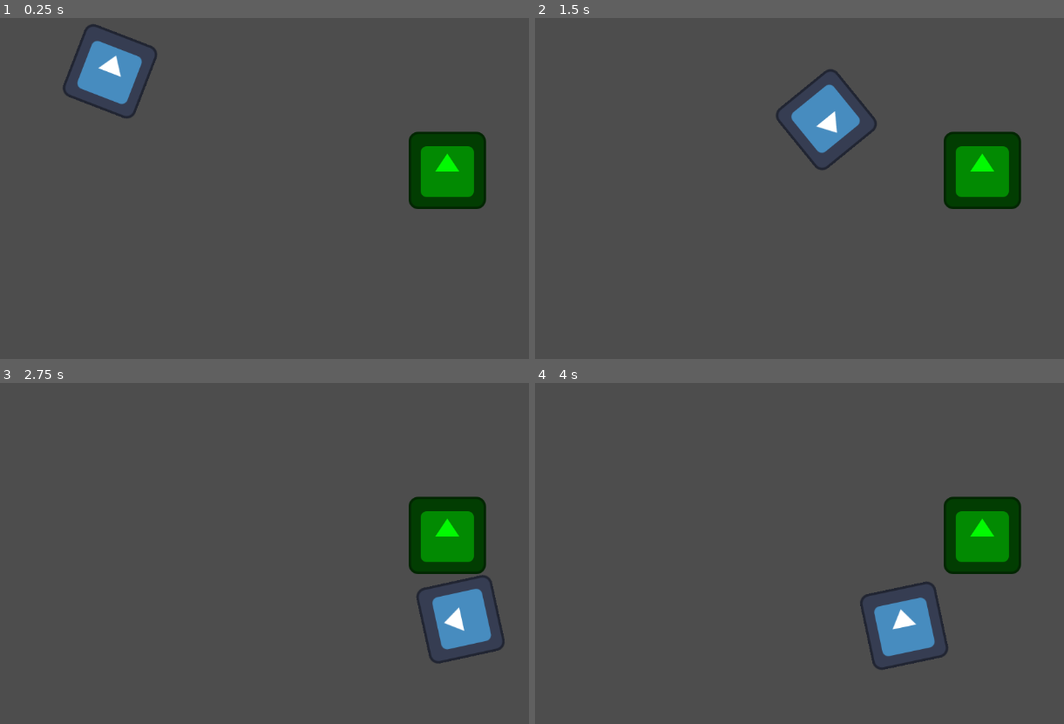
Above: before the commit, frames 1-4 (two rows, left to right).
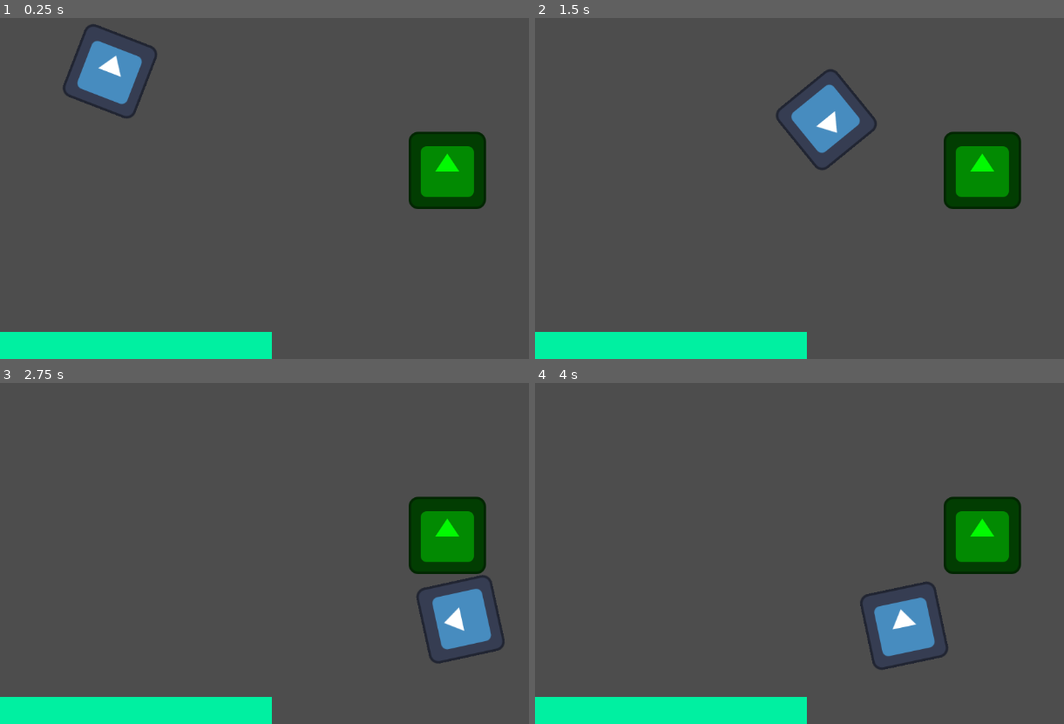
Above: after the commit, the same moments.

Repository: PoloLoveTaco/AstroSurvivor
Game: Godot game, scene res://scenes/test_map.tscn
The game is run twice, just before and just after one commit, with the same random seed, the same clock (stepped at 60 frames per second) and the same inputs. The engine's default icon, where the game draws it, is replaced by a stand-in: a white triangle on a blue panel in a dark square.
Inputs (mouse positions are in pixels of both pictures, inside the frame that each line leads up to):
- Up to frame 1 (0.25 s): no input
- Up to frame 2 (1.5 s): tap Enter at 0.5 s; move the mouse to (1037, 144) at 0.52 s; hold D (right) 0.53-1.28 s; move the mouse to (741, 181) at 1.27 s; hold S (down) from 1.28 s (still down)
- Up to frame 3 (2.75 s): move the mouse to (417, 440) at 2.02 s; release S (down) at 2.03 s; hold D (right) from 2.03 s (still down)
- Up to frame 4 (4 s): move the mouse to (847, 608) at 2.77 s; release D (right) at 2.78 s; hold W (up) 2.78-3.53 s; tap Space at 3.5 s; move the mouse to (outside the picture) at 3.52 s; hold A (left) from 3.53 s (still down)

The runs differ from the first frame. In frame 1, 4.1% of the frame differs, in the area x 0-52%, y 92-100%; in frame 2, 4.1%; in frame 3, 4.1%; in frame 4, 4.1%.

Commit message:
[ADD] life bar

Diff:
--- a/scenes/player.gd
+++ b/scenes/player.gd
@@ -1,6 +1,18 @@
 extends CharacterBody2D
 
-@export var speed = 400
+@export_category("Current stats")
+@export var health: float = 100
+@export var speed: float = 400
+@export var xp: float = 0
+
+@export_category("Max stats")
+@export var max_health: float = 100
+@export var max_xp: float = 10
+
+@onready var progress_bar: ProgressBar = $CanvasLayer/UI/ProgressBar
+
+func _ready() -> void:
+	progress_bar.value = health / max_health * 100
 
 func get_input():
 	look_at(get_global_mouse_position())
--- a/scenes/player.tscn
+++ b/scenes/player.tscn
@@ -1,10 +1,26 @@
-[gd_scene load_steps=4 format=3 uid="uid://la12skvujt13"]
+[gd_scene load_steps=6 format=3 uid="uid://la12skvujt13"]
 
 [ext_resource type="Texture2D" uid="uid://ca5vysmpmgspt" path="res://icon.svg" id="1_3vyb7"]
 [ext_resource type="Script" uid="uid://c64qrqd1wejpr" path="res://scenes/player.gd" id="1_g2els"]
 
 [sub_resource type="RectangleShape2D" id="RectangleShape2D_u8vuu"]
 size = Vector2(128, 128)
+
+[sub_resource type="StyleBoxFlat" id="StyleBoxFlat_g2els"]
+content_margin_left = 2.0
+content_margin_top = 2.0
+content_margin_right = 2.0
+content_margin_bottom = 2.0
+bg_color = Color(0, 0, 0, 1)
+corner_detail = 6
+
+[sub_resource type="StyleBoxFlat" id="StyleBoxFlat_qhqgy"]
+content_margin_left = 2.0
+content_margin_top = 2.0
+content_margin_right = 2.0
+content_margin_bottom = 2.0
+bg_color = Color(0, 0.9411765, 0.6313726, 1)
+corner_detail = 6
 
 [node name="Player" type="CharacterBody2D"]
 script = ExtResource("1_g2els")
@@ -14,3 +30,25 @@
 
 [node name="CollisionShape2D" type="CollisionShape2D" parent="."]
 shape = SubResource("RectangleShape2D_u8vuu")
+
+[node name="CanvasLayer" type="CanvasLayer" parent="."]
+
+[node name="UI" type="Control" parent="CanvasLayer"]
+layout_mode = 3
+anchors_preset = 15
+anchor_right = 1.0
+anchor_bottom = 1.0
+grow_horizontal = 2
+grow_vertical = 2
+
+[node name="ProgressBar" type="ProgressBar" parent="CanvasLayer/UI"]
+layout_mode = 1
+anchors_preset = 2
+anchor_top = 1.0
+anchor_bottom = 1.0
+offset_top = -45.0
+offset_right = 450.0
+grow_vertical = 0
+theme_override_styles/background = SubResource("StyleBoxFlat_g2els")
+theme_override_styles/fill = SubResource("StyleBoxFlat_qhqgy")
+show_percentage = false
